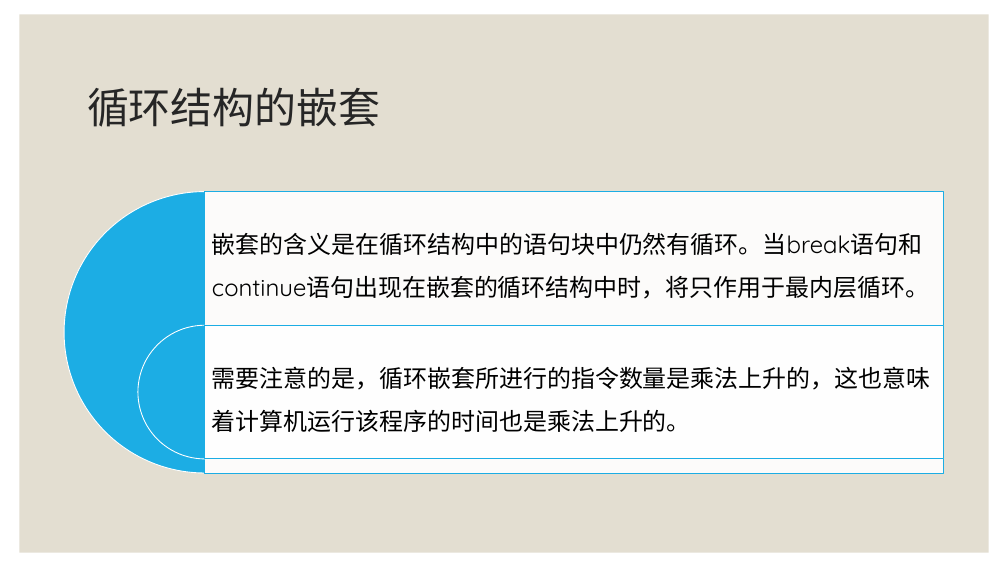
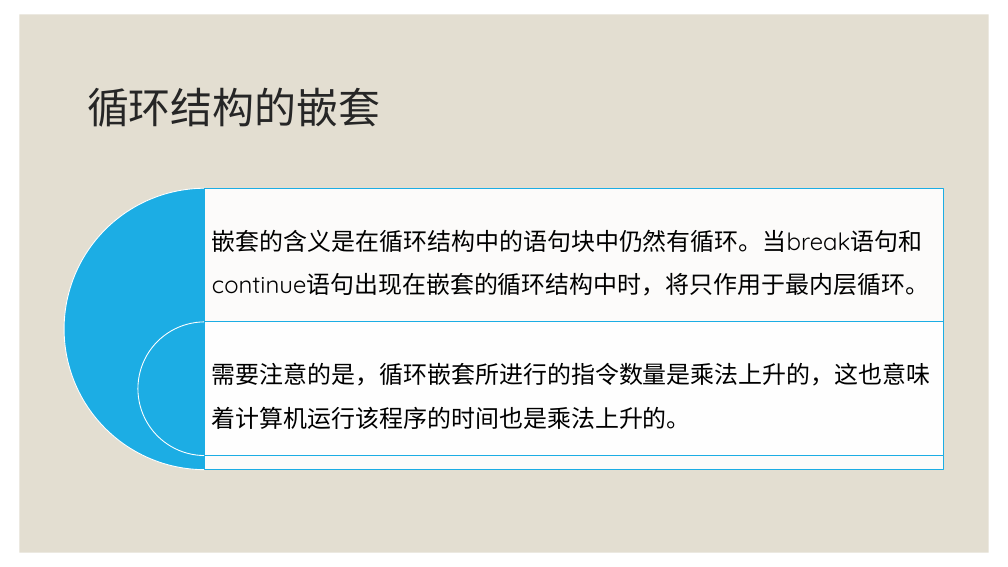
Before and after one commit to zhangjianzhang/programming_basics, a slide deck: slide 19 of files/slides/lecture_5.pptx. Drawn at 1008x567 pixels with LibreOffice and Linux fonts; fonts in the diff are those of the drawing. Boxes give left, top, right and bottom in pixels: in the first picture for what was removed or moved away, otherwise in the second. Text is boxed around its words. In the diff, an @@ line names an element or a change of style, - is before the commit and + after.

```diff
--- a/files/slides/lecture_5.pptx
+++ b/files/slides/lecture_5.pptx
@@ 1 text, 1 pie slice (boxed as its full ellipse), 1 rectangle: place and size @@
-1 text, 1 pie slice (boxed as its full ellipse), 1 rectangle at (64,192,944,473)
+1 text, 1 pie slice (boxed as its full ellipse), 1 rectangle at (64,188,944,470)
```
Also in this commit, not shown: 2 other slides changed, 4 other files.
